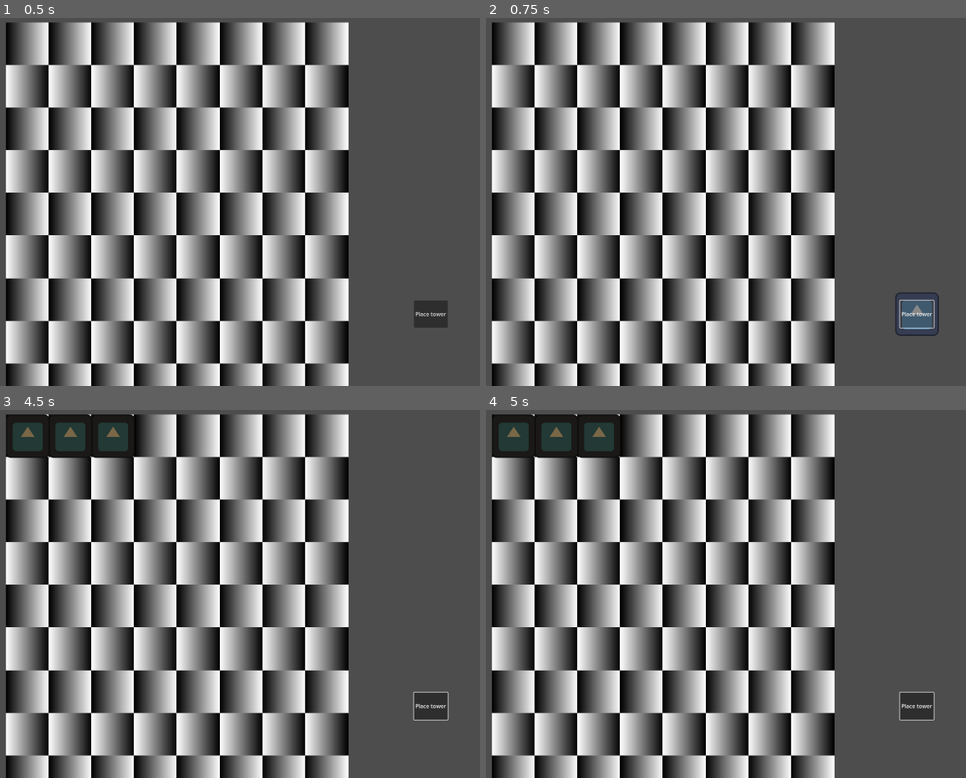
Above: before the commit, frames 1-4 (two rows, left to right).
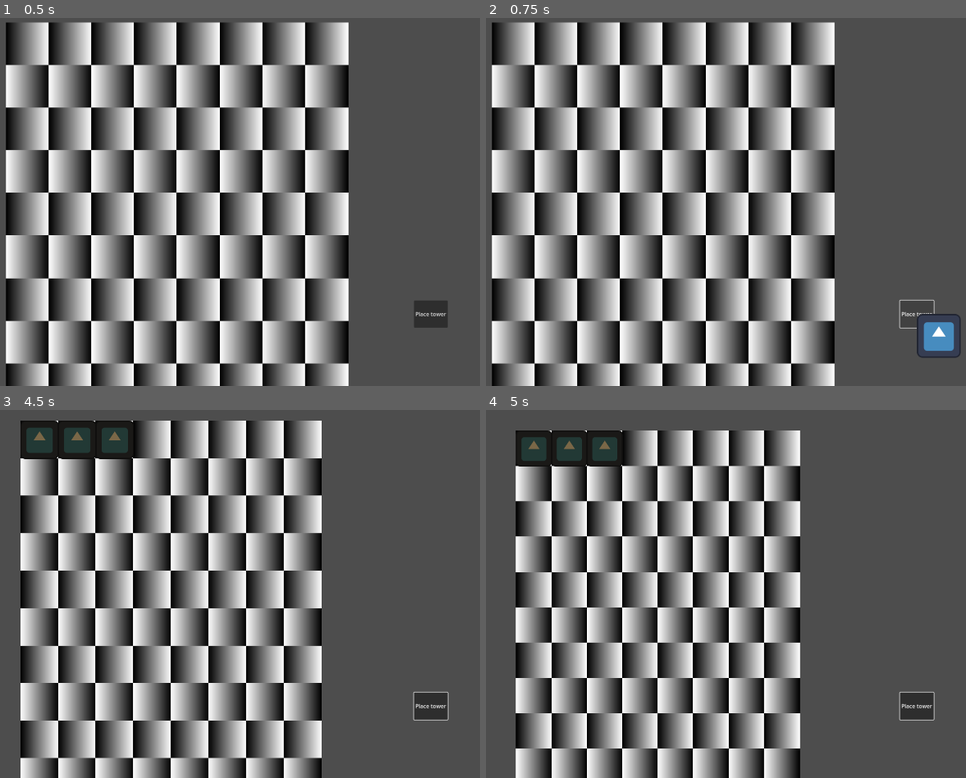
Above: after the commit, the same moments.

Repository: ReneeIbeji/GMTK2024
Game: Godot game, scene res://scenes/GameSystems/Game.tscn
Two runs of this game, one before a commit and one after it. Both use one fixed random seed, a clock stepped at 60 frames per second and the inputs below. The engine's default icon, where the game draws it, is replaced by a stand-in: a white triangle on a blue panel in a dark square.
Inputs (mouse positions are in pixels of both pictures, inside the frame that each line leads up to):
- Up to frame 1 (0.5 s): no input
- Up to frame 2 (0.75 s): click "Place tower" at 0.5 s
- Up to frame 3 (4.5 s): click "Place tower" at 1.25 s; click "Place tower" at 2 s; tap Enter at 2.75, 4.25 s; drag from (28, 435) to (196, 435) at 2.77 s; tap Space at 3.5 s; drag from (72, 435) to (240, 435) at 3.52 s; move the mouse to (115, 435) at 4.27 s; hold Mouse wheel down (CAMERA_ZoomOut, bound only after the comm… from 4.28 s (still down); click (115, 435) at 4.35 s
- Up to frame 4 (5 s): keep holding Mouse wheel down (CAMERA_ZoomOut, bound only after the comm…

Frame 1 is identical in both runs. In frame 2, 1.2% of the frame differs, in the area x 85-99%, y 74-93%; in frame 3, 57%; in frame 4, 58%, in the area x 1-73%, y 1-100%.

Commit message:
Camera can now zoom in

Diff:
--- a/source/project.godot
+++ b/source/project.godot
@@ -40,3 +40,13 @@
 "events": [Object(InputEventMouseButton,"resource_local_to_scene":false,"resource_name":"","device":-1,"window_id":0,"a …(258 unchanged characters)…
 ]
 }
+CAMERA_ZoomOut={
+"deadzone": 0.5,
+"events": [Object(InputEventMouseButton,"resource_local_to_scene":false,"resource_name":"","device":-1,"window_id":0,"alt_pressed":false,"shift_pressed":false,"ctrl_pressed":false,"meta_pressed":false,"button_mask":16,"position":Vector2(273, 24),"global_position":Vector2(282, 70),"factor":1.0,"button_index":5,"canceled":false,"pressed":true,"double_click":false,"script":null)
+]
+}
+CAMERA_ZoomIn={
+"deadzone": 0.5,
+"events": [Object(InputEventMouseButton,"resource_local_to_scene":false,"resource_name":"","device":-1,"window_id":0,"alt_pressed":false,"shift_pressed":false,"ctrl_pressed":false,"meta_pressed":false,"button_mask":8,"position":Vector2(358, 24),"global_position":Vector2(367, 70),"factor":1.0,"button_index":4,"canceled":false,"pressed":true,"double_click":false,"script":null)
+]
+}
--- a/source/scenes/GameSystems/Game.tscn
+++ b/source/scenes/GameSystems/Game.tscn
@@ -15,9 +15,9 @@
 position = Vector2(251, 38)
 gridColumnsCount = 8
 
-[node name="CanvasLayer" type="CanvasLayer" parent="."]
+[node name="UI" type="CanvasLayer" parent="."]
 
-[node name="Button" type="Button" parent="CanvasLayer"]
+[node name="Button" type="Button" parent="UI"]
 offset_left = 1628.0
 offset_top = 829.0
 offset_right = 1708.0
@@ -26,4 +26,4 @@
 size_flags_vertical = 4
 text = "Place tower"
 
-[connection signal="pressed" from="CanvasLayer/Button" to="." method="_on_towerTest_button_pressed"]
+[connection signal="pressed" from="UI/Button" to="." method="_on_towerTest_button_pressed"]
--- a/source/scenes/GameSystems/game.gd
+++ b/source/scenes/GameSystems/game.gd
@@ -5,7 +5,7 @@
 
 var itemInHand : bool = false
 
-var itemInHandSprite : Sprite2D
+var itemInHandSprite : TextureRect
 
 var mouseOnCell : bool
 var cellMouseOn : Vector2
@@ -15,8 +15,8 @@
 func _ready() -> void:
 	GlobalNodes.gameNode = self
 
-	itemInHandSprite = Sprite2D.new()
-	add_child(itemInHandSprite)
+	itemInHandSprite = TextureRect.new()
+	$UI.add_child(itemInHandSprite)
 	pass # Replace with function body.
 
 
@@ -25,7 +25,8 @@
 	# print("mouse grid pos: ", cellMouseOn)
 	# Display item in hand
 	if itemInHand:
-		itemInHandSprite.position = get_local_mouse_position()
+		itemInHandSprite.position = get_viewport().get_mouse_position()
+
 
 	if Input.is_action_just_pressed("ACTION_ClickOnGridCell") && mouseOnCell && itemInHand:
 		var tempItemNode : GameItem = currentPlacingItem.scene.instantiate()
--- a/source/scenes/GameSystems/main_camera.gd
+++ b/source/scenes/GameSystems/main_camera.gd
@@ -2,6 +2,7 @@
 
 
 @export var cameraSpeed : float = 1
+@export var zoomSpeed : float = 1
 var targetPosition : Vector2
 
 var lastMousePosition : Vector2
@@ -10,6 +11,7 @@
 var cameraDragging : bool = false
 var mouseInWindow : bool = true
 
+var zoomPos : Vector2
 
 # Called when the node enters the scene tree for the first time.
 func _ready() -> void:
@@ -32,6 +34,32 @@
 		cameraDragging = true
 		currentMousePosition = get_local_mouse_position()
 
+	print(Input.get_axis("CAMERA_ZoomIn","CAMERA_ZoomOut"))
+	if Input.is_action_pressed("CAMERA_ZoomIn"):
+		print("zoom in")
+	if Input.is_action_pressed("CAMERA_ZoomOut"):
+		zoom -= Vector2(1,1) * zoomSpeed * delta
+
+func _input(event: InputEvent) -> void:
+	if event is InputEventMouseButton:
+		if event.is_pressed():
+			# zoom in
+			if event.button_index == MOUSE_BUTTON_WHEEL_UP:
+				zoomPos = get_global_mouse_position()
+				cameraZoomIn(1)
+			# zoom out
+			if event.button_index == MOUSE_BUTTON_WHEEL_DOWN:
+				zoomPos = get_global_mouse_position()
+				cameraZoomIn(-1)
+
+func cameraZoomIn(value : float) -> void:
+	var mouse_pos : Vector2 = get_global_mouse_position()
+	zoom += Vector2(1,1) * zoomSpeed * value * zoom
+	zoom = zoom.clampf(0.25,3)
+	var new_mouse_pos : Vector2 = get_global_mouse_position()
+	position += mouse_pos - new_mouse_pos
+
+
 func _notification(what: int) -> void:
 	match what:
 		NOTIFICATION_WM_MOUSE_EXIT:
--- a/source/scenes/GameSystems/main_camera.tscn
+++ b/source/scenes/GameSystems/main_camera.tscn
@@ -5,3 +5,4 @@
 [node name="MainCamera" type="Camera2D"]
 position = Vector2(965, 539)
 script = ExtResource("1_s52u7")
+zoomSpeed = 0.1
